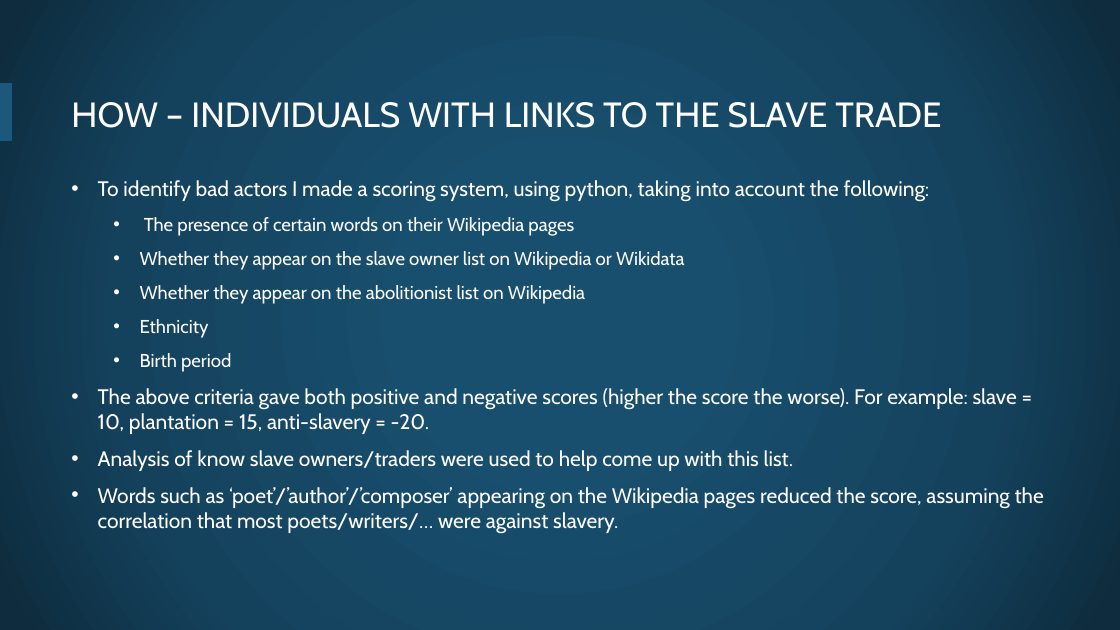
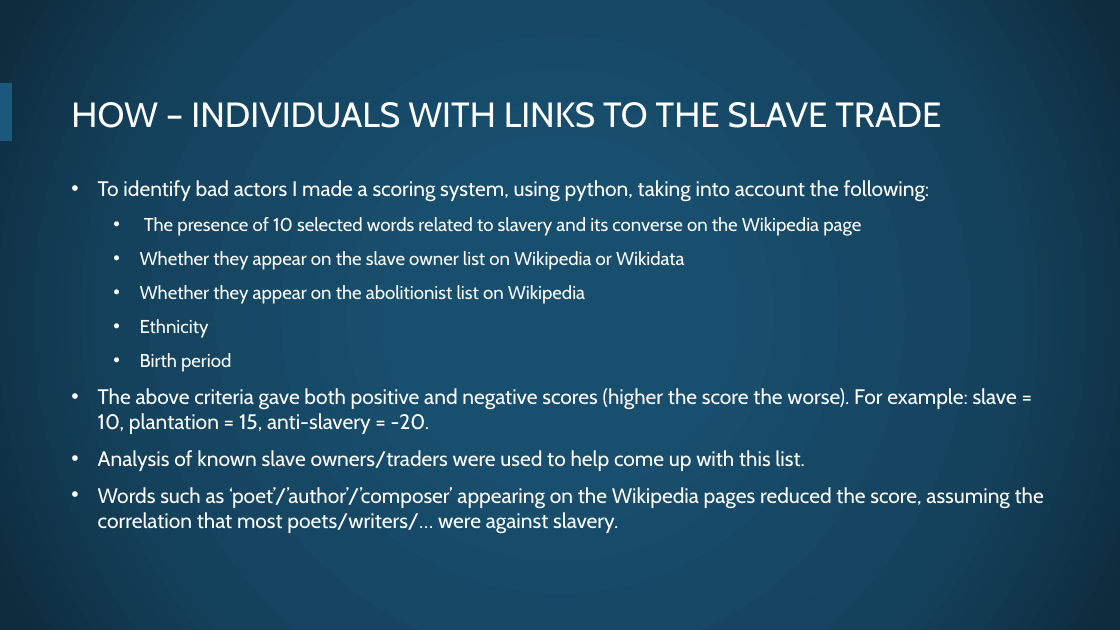
Before and after one commit to openheritage/open-plaques-diversity, a slide deck: slide 8 of The diversity of plaques in London.pptx. Drawn at 1120x630 pixels with LibreOffice and Linux fonts; fonts in the diff are those of the drawing; background and template pictures are left out. Boxes give left, top, right and bottom in pixels: in the first picture for what was removed or moved away, otherwise in the second. Text is boxed around its words. In the diff, an @@ line names an element or a change of style, - is before the commit and + after.

```diff
--- a/The diversity of plaques in London.pptx
+++ b/The diversity of plaques in London.pptx
@@ text at bbox=[144, 217, 861, 236]: text changed @@
-  • The presence of certain words on their Wikipedia pages
+  • The presence of 10 selected words related to slavery and its converse on the Wikipedia page
@@ text at bbox=[98, 450, 804, 471]: text changed @@
-• Analysis of know slave owners/traders were used to help come up with this list.
+• Analysis of known slave owners/traders were used to help come up with this list.
```
Also in this commit, not shown: 6 other slides changed, 1 slide added.
